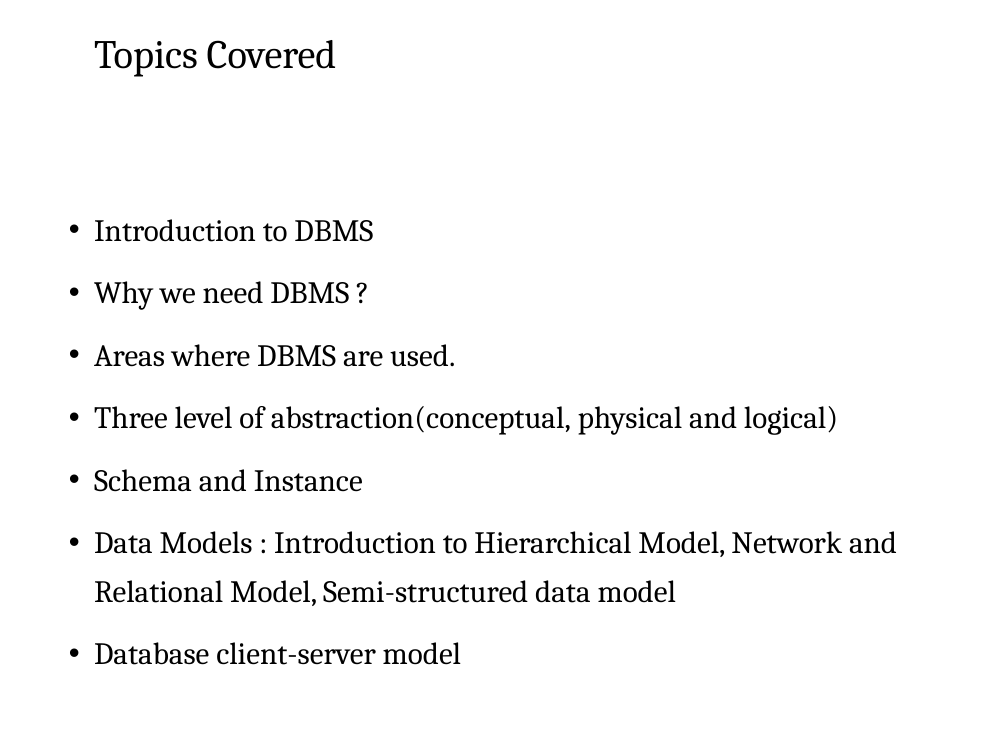
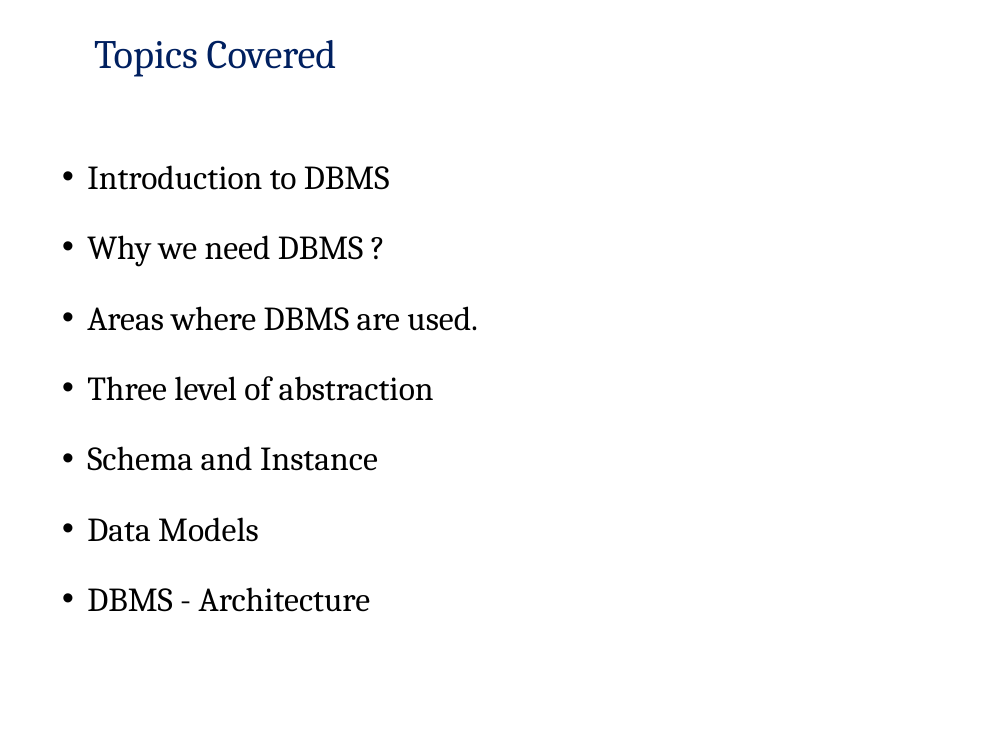
Before and after one commit to pankajfri/Training-Materials, a slide deck: slide 2 of Advanced Web Technologies/Database Concepts/Session1.pptx. Drawn at 1008x756 pixels with LibreOffice and Linux fonts; fonts in the diff are those of the drawing; background and template pictures are left out. Boxes give left, top, right and bottom in pixels: in the first picture for what was removed or moved away, otherwise in the second. Text is boxed around its words. In the diff, an @@ line names an element or a change of style, - is before the commit and + after.

Commit message:
dbms session 1

```diff
--- a/Advanced Web Technologies/Database Concepts/Session1.pptx
+++ b/Advanced Web Technologies/Database Concepts/Session1.pptx
@@ title "Topics Covered" at (94,40,337,77): text colour #000000 to #002060 @@
@@ text "Introduction to DBMS": place and size @@
-text "Introduction to DBMS" at (94,219,897,665)
+text "Introduction to DBMS" at (87,165,478,612)
@@ text at (87,165,478,471): size 22.2 to 24 pt in "Introduction to DBMS", "Why we need DBMS ?", "Areas where DBMS are used.", "Schema and Instance"; alignment left to justified; line spacing 1.3 to 1.4 @@
@@ text at (87,376,434,401): text changed; size 22.2 to 24 pt @@
-• Three level of abstraction(conceptual, physical and logical)
+• Three level of abstraction
@@ text at (87,517,370,612): text changed; size 22.2 to 24 pt @@
-• Data Models : Introduction to Hierarchical Model, Network and Relational Model, Semi-structured data model
-• Database client-server model
+• Data Models
+• DBMS - Architecture
```
Also in this commit, not shown: 10 other slides changed, 12 slides added, 9 slides removed, 13 other files.
